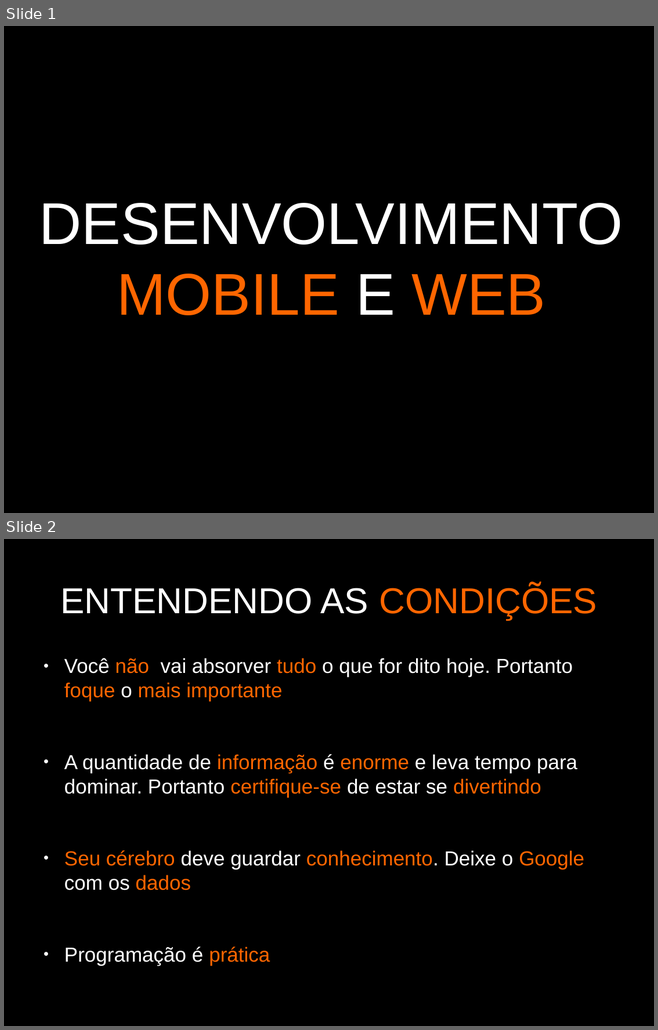
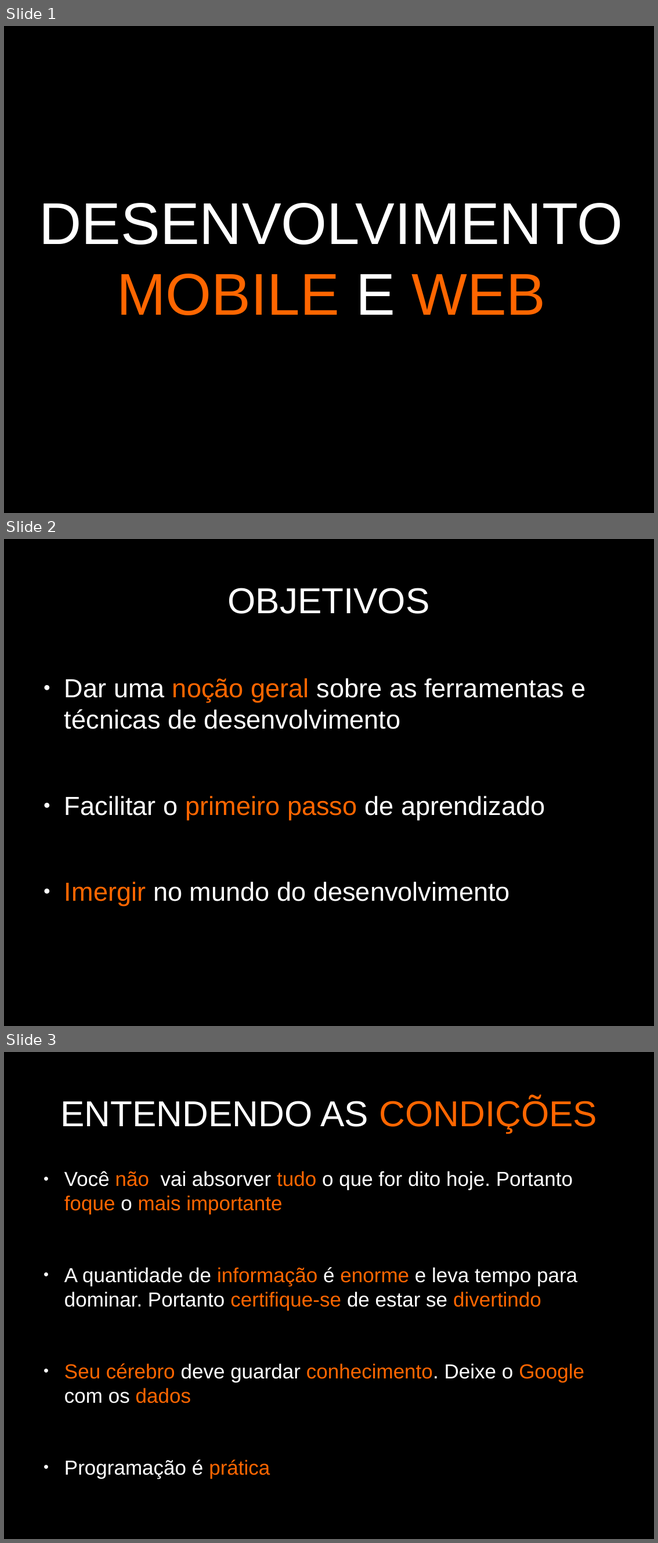
Before and after one commit to brunovcosta/imersao-06-12, a slide deck: apresentacao.odp. Shown one above the other, each under a label of ours: slides 1 and 2 before the commit, slides 1, 2 and 3 after it. The pictures are 658x1030 and 658x1543 pixels, drawn with LibreOffice and Linux fonts; fonts in the diff are those of the drawing. Boxes give left, top, right and bottom in pixels: in the first picture for what was removed or moved away, otherwise in the second. Text is boxed around its words. In the diff, an @@ line names an element or a change of style, - is before the commit and + after.

```diff
--- a/apresentacao.odp
+++ b/apresentacao.odp
@@ slide 2 added at (4, 539, 654, 1026), background #000000 @@
@@ title added at (228, 588, 430, 614), 44 pt, text #FFFFFF @@
+OBJETIVOS
@@ text added at (64, 678, 586, 906), 32 pt, text #FFFFFF @@
+● Dar uma noção geral sobre as ferramentas e técnicas de desenvolvimento
+● Facilitar o primeiro passo de aprendizado
+● Imergir no mundo do desenvolvimento
@@ what was slide 2 is now slide 3 @@
```
Also in this commit, not shown: 2 slides changed, 1 other file.
